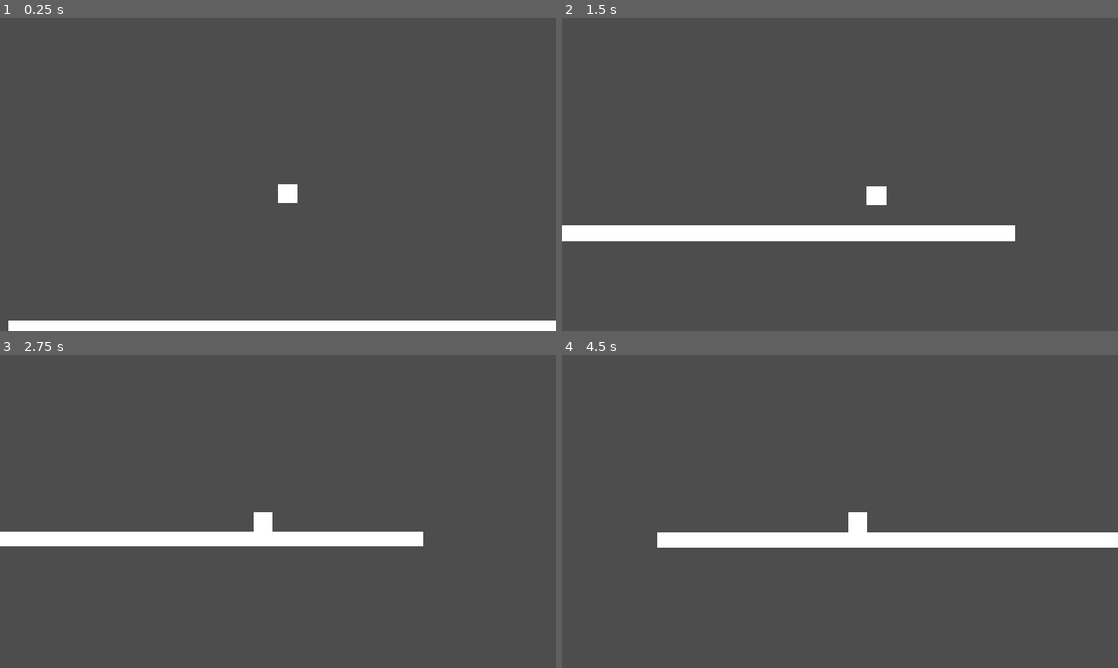
Above: before the commit, frames 1-4 (two rows, left to right).
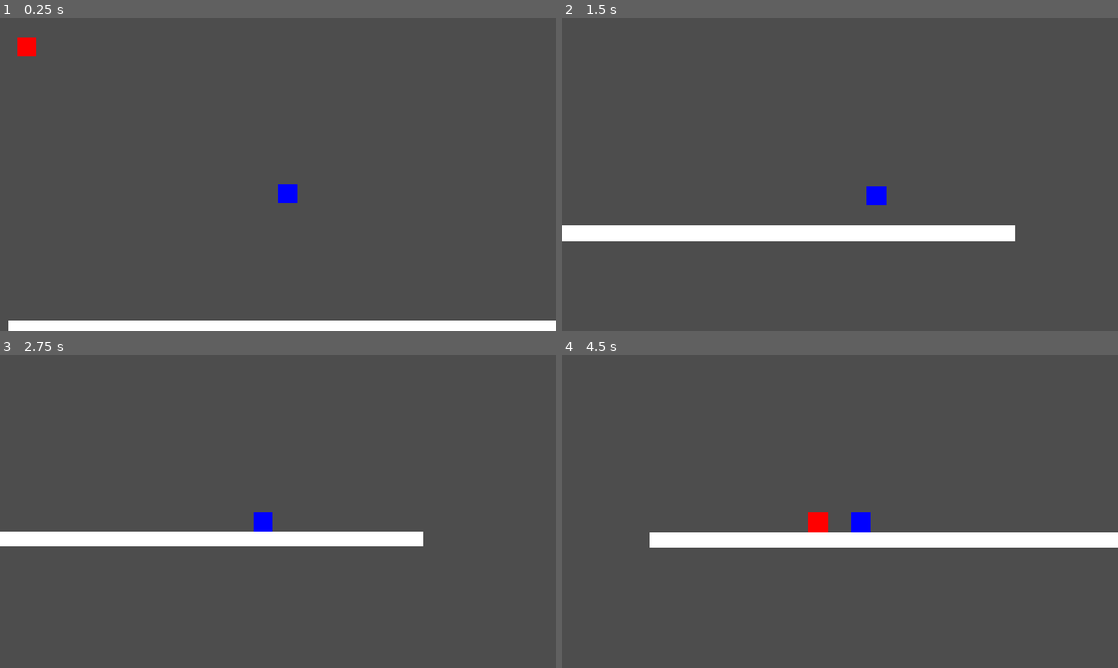
Above: after the commit, the same moments.

Repository: joshuafolkken/platformer
Game: Godot game, scene res://scenes/stage1.tscn
Same seed, same stepped clock (60 frames per second), same inputs: the game is played once before the commit and once after it.
Inputs:
- Up to frame 1 (0.25 s): no input
- Up to frame 2 (1.5 s): tap Enter (ui_accept) at 0.5, 0.77 s; hold Right (ui_right) from 0.53 s (still down)
- Up to frame 3 (2.75 s): tap Enter (ui_accept) at 1.52 s; release Right (ui_right) at 2.03 s; hold Left (ui_left) from 2.03 s (still down)
- Up to frame 4 (4.5 s): tap Enter (ui_accept) at 3.02, 3.77 s; release Left (ui_left) at 4.28 s; hold Right (ui_right) from 4.28 s (still down)

The runs differ from the first frame. In frame 1, 0.4% of the frame differs, in the area x 3-54%, y 6-60%; in frame 2, 0.2%; in frame 3, 0.2%; in frame 4, 0.6%, in the area x 15-56%, y 50-62%.

Commit message:
enemy #16

Diff:
--- /dev/null
+++ b/scenes/enemy.tscn
@@ -0,0 +1,21 @@
+[gd_scene load_steps=3 format=3 uid="uid://1ajrxx8nj7g3"]
+
+[ext_resource type="Script" uid="uid://c1mf88tjtsjkv" path="res://scripts/enemy.gd" id="1_7p1mj"]
+
+[sub_resource type="RectangleShape2D" id="RectangleShape2D_8tegq"]
+size = Vector2(40, 40)
+
+[node name="Enemy" type="CharacterBody2D"]
+script = ExtResource("1_7p1mj")
+metadata/_edit_lock_ = true
+
+[node name="Shape" type="CollisionShape2D" parent="."]
+position = Vector2(20, 20)
+shape = SubResource("RectangleShape2D_8tegq")
+metadata/_edit_lock_ = true
+
+[node name="Rect" type="ColorRect" parent="."]
+offset_right = 40.0
+offset_bottom = 40.0
+color = Color(1, 0, 0, 1)
+metadata/_edit_lock_ = true
--- a/scenes/stage1.tscn
+++ b/scenes/stage1.tscn
@@ -1,6 +1,7 @@
-[gd_scene load_steps=4 format=3 uid="uid://f27as1cep5mg"]
+[gd_scene load_steps=5 format=3 uid="uid://f27as1cep5mg"]
 
 [ext_resource type="Script" uid="uid://sxslcxicaxn2" path="res://scripts/character.gd" id="1_v53cv"]
+[ext_resource type="PackedScene" uid="uid://1ajrxx8nj7g3" path="res://scenes/enemy.tscn" id="2_b1kto"]
 
 [sub_resource type="RectangleShape2D" id="RectangleShape2D_0wfyh"]
 size = Vector2(1152, 32)
@@ -9,6 +10,7 @@
 size = Vector2(42, 42)
 
 [node name="Stage1" type="Node2D"]
+metadata/_edit_lock_ = true
 
 [node name="Platform" type="StaticBody2D" parent="."]
 metadata/_edit_lock_ = true
@@ -36,7 +38,11 @@
 [node name="Rect" type="ColorRect" parent="Character"]
 offset_right = 40.0
 offset_bottom = 40.0
+color = Color(0, 0, 1, 1)
 metadata/_edit_lock_ = true
 
 [node name="Camera" type="Camera2D" parent="Character"]
 position_smoothing_enabled = true
+metadata/_edit_lock_ = true
+
+[node name="Enemy" parent="." instance=ExtResource("2_b1kto")]
--- /dev/null
+++ b/scripts/enemy.gd
@@ -0,0 +1,10 @@
+extends CharacterBody2D
+
+
+func _physics_process(delta: float) -> void:
+	if not is_on_floor():
+		velocity += get_gravity() * delta
+
+	velocity.x = 75
+
+	move_and_slide()
Not shown, added: scripts/enemy.gd.uid
